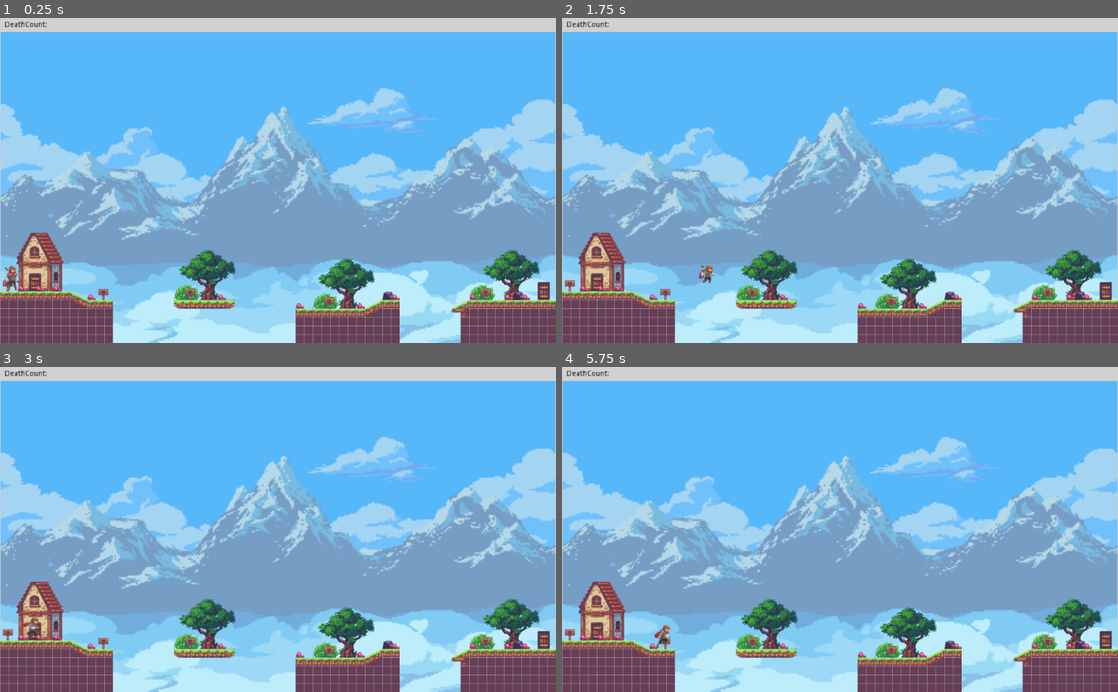
Above: before the commit, frames 1-4 (two rows, left to right).
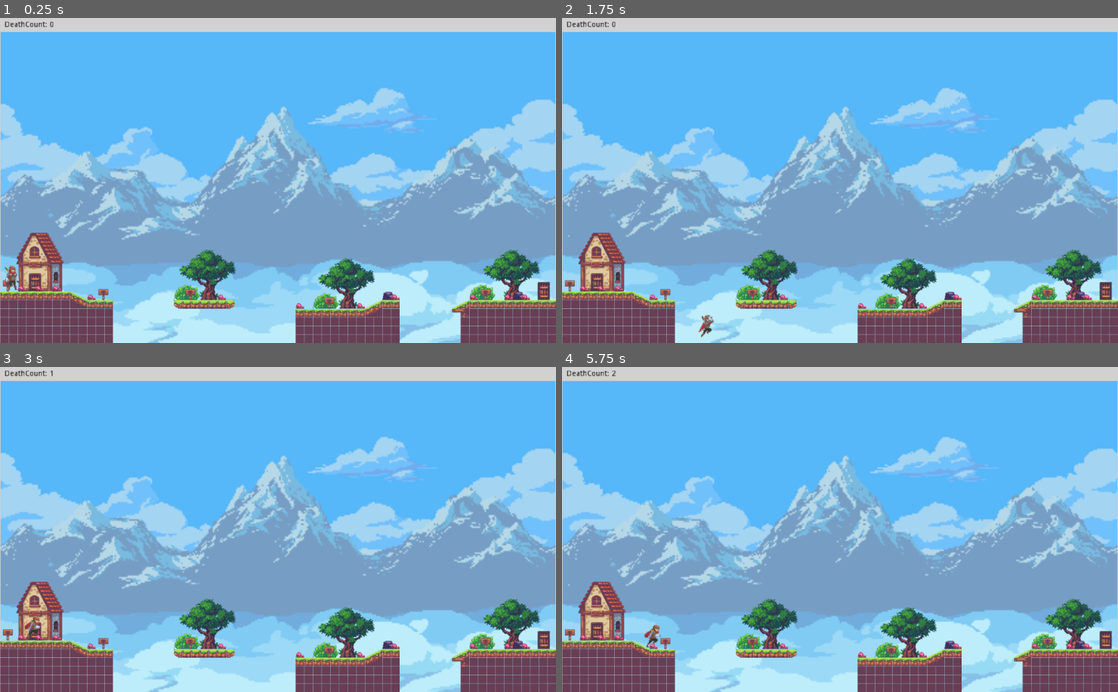
Above: after the commit, the same moments.

Repository: felicienfouillet/ddp_veilles_etudes_moteurs
Game: Godot game, scene res://Main.tscn
The game is run twice, just before and just after one commit, with the same random seed, the same clock (stepped at 60 frames per second) and the same inputs.
Inputs:
- Up to frame 1 (0.25 s): no input
- Up to frame 2 (1.75 s): hold Right (ui_right) from 0.53 s (still down); tap Space (ui_up) at 0.77, 1.52 s
- Up to frame 3 (3 s): release Right (ui_right) at 2.03 s; hold Left (ui_left) 2.03-2.78 s; tap Enter at 2.75 s; hold Right (ui_right) from 2.78 s (still down)
- Up to frame 4 (5.75 s): tap Space (ui_up) at 3.02, 3.77, 4.52, 5 s; release Right (ui_right) at 4.28 s; hold Left (ui_left) 4.28-5.03 s; hold Right (ui_right) from 5.03 s (still down)

The runs differ from the first frame. In frame 1, less than 0.1% of the frame differs, in the area x 9-10%, y 1-3%; in frame 2, 0.2%, in the area x 9-28%, y 1-99%; in frame 3, 0.1%; in frame 4, 0.2%.

Commit message:
evo: modification of player physics

Diff:
--- a/Godot/Main.tscn
+++ b/Godot/Main.tscn
@@ -728,9 +728,10 @@
 var anim_player
 var label
 
-export var SPEED = 200
-export var JUMP = 275
-export var GRAVITY = 1000
+const SPEED = 200
+const MAX_VELOCITY = 200
+const JUMP = 275
+const GRAVITY = 1000
 
 var velocity = Vector2()
 var facing_right = false
@@ -743,9 +744,19 @@
 	label = get_parent().get_node(\"deathcount\")
 
 func _physics_process(delta):
+	label.set_text(str(death_count))
 	var dir = 0
-
-	velocity.y += delta * GRAVITY
+	var onFloor = is_on_floor();
+
+	if velocity.x > MAX_VELOCITY:
+		var new_speed = velocity.normalized()
+		new_speed *= MAX_VELOCITY
+		velocity.x = new_speed
+
+	if onFloor and velocity.y > MAX_VELOCITY:
+		velocity.y = MAX_VELOCITY
+	else:
+		velocity.y += delta * GRAVITY
 
 	if Input.is_action_pressed(\"ui_left\"):
 		dir -=1
@@ -756,8 +767,6 @@
 	else:
 		velocity.x = 0
 
-	var onFloor = is_on_floor();
-
 	if onFloor and Input.is_action_pressed(\"ui_up\"):
 		velocity.y = -JUMP
 
@@ -780,7 +789,6 @@
 		position.x = -55
 		position.y = 8
 		death_count += 1
-		#label.set_text(death_count)
 
 func flipSprite():
 	facing_right = !facing_right
